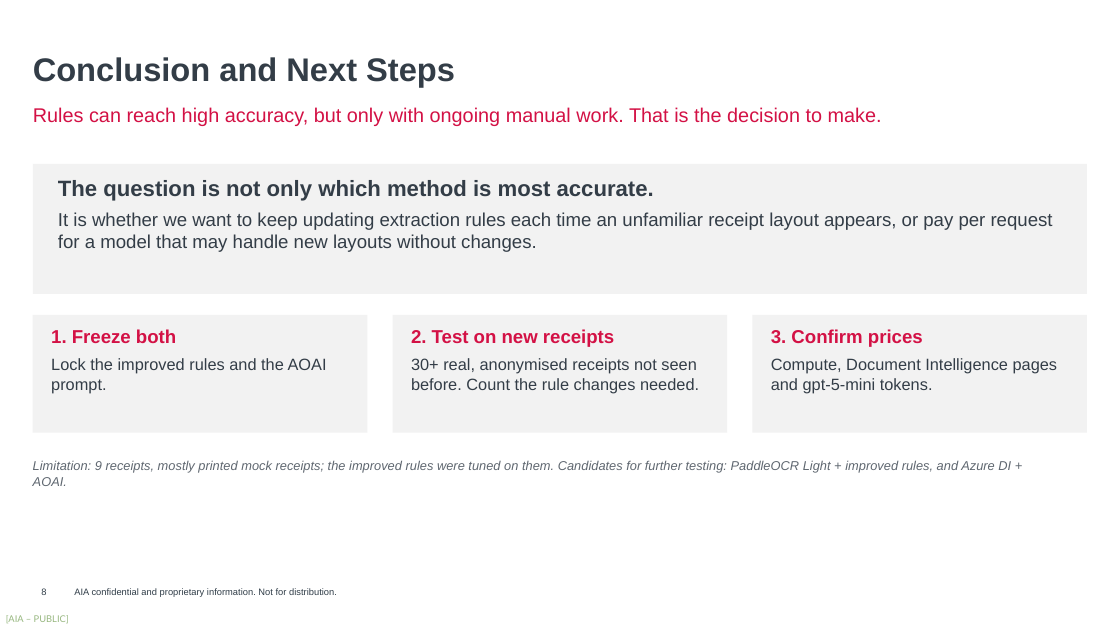
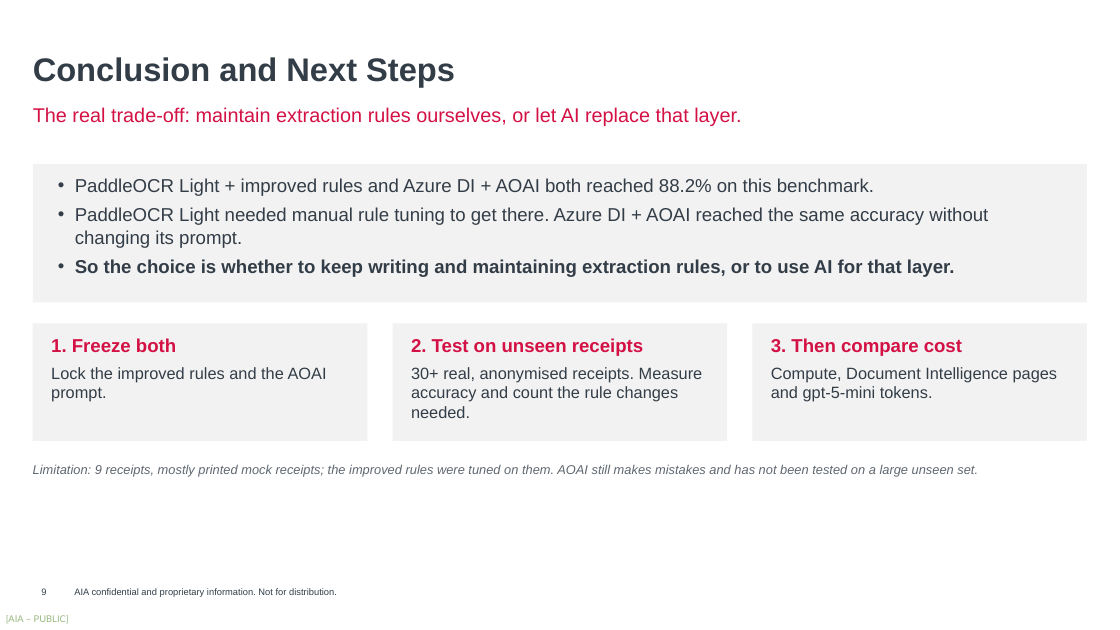
Before and after one commit to harrysokool/playground, a slide deck: slide 9 of ppt/ocr_benchmark/current/OCR_Benchmark_V2.pptx (slide 8 before the commit). Drawn at 1120x630 pixels with LibreOffice and Linux fonts; fonts in the diff are those of the drawing; background and template pictures are left out. Boxes give left, top, right and bottom in pixels: in the first picture for what was removed or moved away, otherwise in the second. Text is boxed around its words. In the diff, an @@ line names an element or a change of style, - is before the commit and + after.

```diff
--- a/ppt/ocr_benchmark/current/OCR_Benchmark_V2.pptx
+++ b/ppt/ocr_benchmark/current/OCR_Benchmark_V2.pptx
@@ text at bbox=[33, 107, 741, 126]: text changed @@
-Rules can reach high accuracy, but only with ongoing manual work. That is the decision to make.
+The real trade-off: maintain extraction rules ourselves, or let AI replace that layer.
@@ rectangle "PaddleOCR Light + improved rules ...": place and size @@
-rectangle "PaddleOCR Light + improved rules ..." at bbox=[33, 164, 1087, 294]
+rectangle "PaddleOCR Light + improved rules ..." at bbox=[33, 164, 1087, 302]
@@ text in rectangle at bbox=[75, 178, 988, 277]: text changed @@
-The question is not only which method is most accurate.
-It is whether we want to keep updating extraction rules each time an unfamiliar receipt layout appears, or pay per request for a model that may handle new layouts without changes.
+• PaddleOCR Light + improved rules and Azure DI + AOAI both reached 88.2% on this benchmark.
+• PaddleOCR Light needed manual rule tuning to get there. Azure DI + AOAI reached the same accuracy without changing its prompt.
+• So the choice is whether to keep writing and maintaining extraction rules, or to use AI for that layer.
@@ 3 rectangles: place and size @@
-3 rectangles at bbox=[33, 315, 1087, 433]
+3 rectangles at bbox=[33, 323, 1087, 441]
@@ text in rectangle at bbox=[411, 338, 703, 418]: text changed @@
-2. Test on new receipts
-30+ real, anonymised receipts not seen before. Count the rule changes needed.
+2. Test on unseen receipts
+30+ real, anonymised receipts. Measure accuracy and count the rule changes needed.
@@ text in rectangle at bbox=[771, 338, 962, 356]: text changed @@
-3. Confirm prices
+3. Then compare cost
@@ text at bbox=[33, 464, 978, 477]: text changed @@
-Limitation: 9 receipts, mostly printed mock receipts; the improved rules were tuned on them. Candidates for further testing: PaddleOCR Light + improved rules, and Azure DI + AOAI.
+Limitation: 9 receipts, mostly printed mock receipts; the improved rules were tuned on them. AOAI still makes mistakes and has not been tested on a large unseen set.
```
Also in this commit, not shown: 6 other slides changed, 1 slide added, 15 other files.
